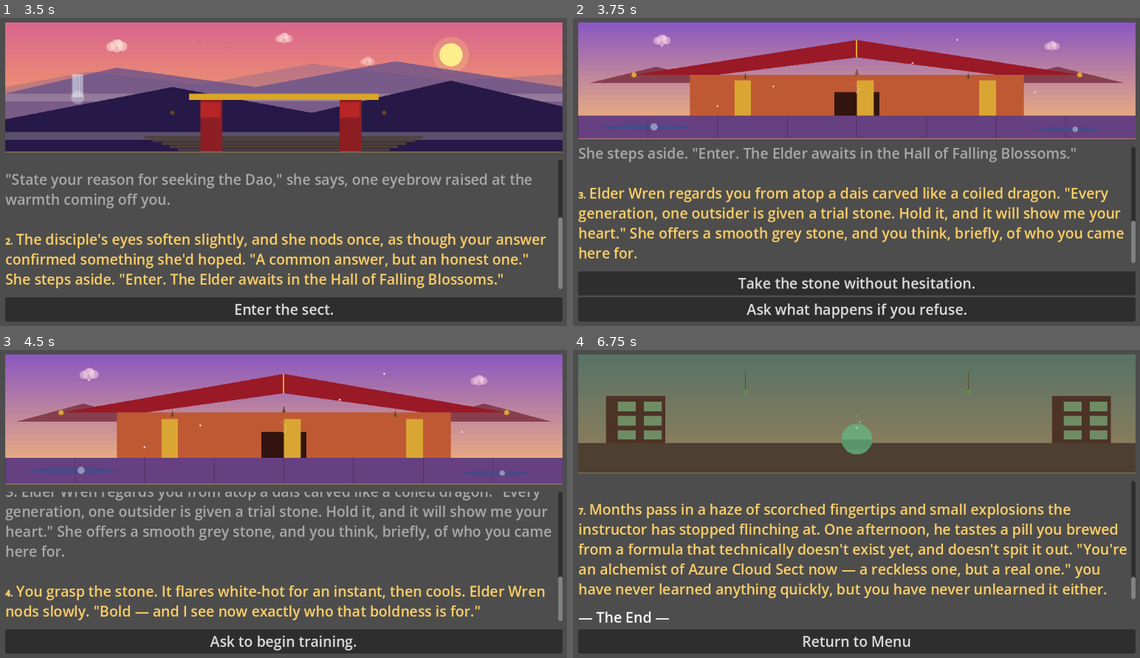
Above: before the commit, frames 1-4 (two rows, left to right).
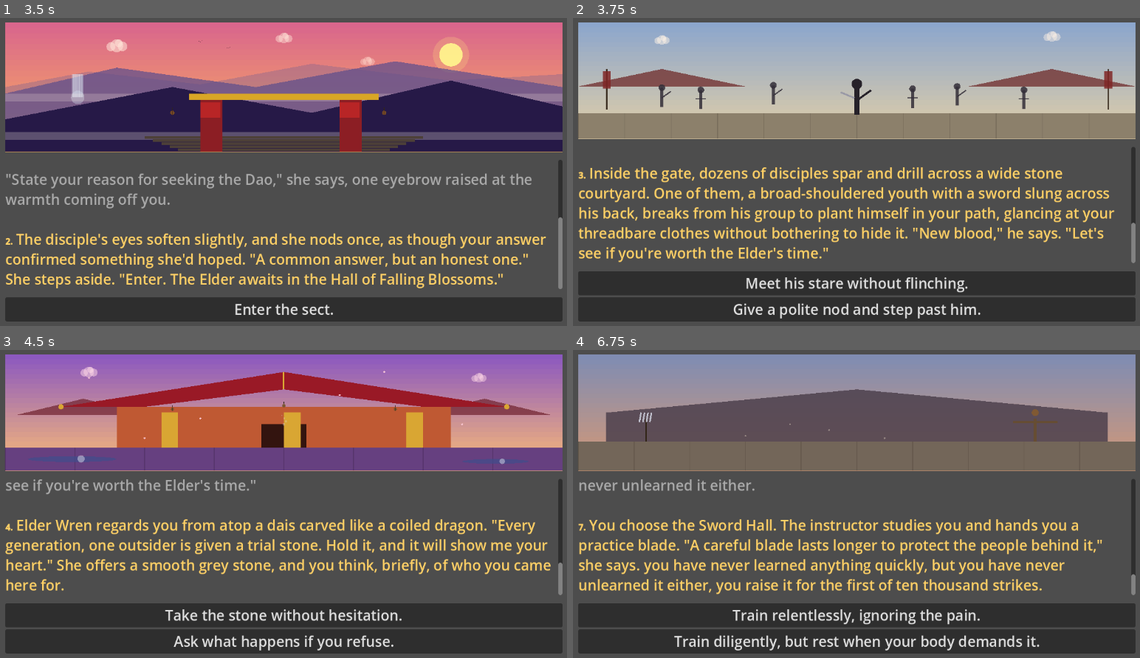
Above: after the commit, the same moments.

Repository: jgyy/goxian
Game: Godot game, scene res://scenes/main_menu.tscn
Same seed, same stepped clock (60 frames per second), same inputs: the game is played once before the commit and once after it.
Inputs (mouse positions are in pixels of both pictures, inside the frame that each line leads up to):
- Up to frame 1 (3.5 s): click "New Game" at 0.5 s; click (351, 172) at 1.27 s; type "Alex" at 1.35 s; click "Begin Journey" at 2 s; click "'I seek strength to protect t…" at 2.75 s
- Up to frame 2 (3.75 s): click "Enter the sect." at 3.5 s
- Up to frame 3 (4.5 s): click (283, 614) at 4.25 s, where only the run after the commit has a clickable "Meet his stare without flinch…"
- Up to frame 4 (6.75 s): click (856, 642) at 5 s, where only the run before the commit has a clickable "Ask to begin training."; click (856, 642) at 5.75 s, where only the run after the commit has a clickable "Ask to begin training."; click (856, 614) at 6.5 s, where only the run before the commit has a clickable "Experiment boldly with unprov…"

Frame 1 is identical in both runs. In frame 2, 48% of the frame differs, in the area x 0-100%, y 1-98%; in frame 3, 31%; in frame 4, 57%.

Commit message:
Add outer courtyard rival encounter and matching backdrop
Inserts a new "outer_courtyard" beat between the gate and Elder
Wren's hall: a rival disciple confronts the player, who can meet
his stare or step past him politely (tracked via a new
"rival_response" flag). Both endings later reference this rival
in a couple of profile/flag-driven payoff variants, giving the
encounter narrative follow-through.

Adds a dedicated "outer_courtyard" procedural backdrop: sect
banners, distant training-hall rooftops, a crowd of sparring
disciple silhouettes, and the rival himself front and center.

Co-Authored-By: Claude Sonnet 5 <noreply@anthropic.com>

Diff:
--- a/scenes/scene_art.gd
+++ b/scenes/scene_art.gd
@@ -20,6 +20,8 @@
 			_draw_sword_hall(size)
 		"alchemy_hall":
 			_draw_alchemy_hall(size)
+		"outer_courtyard":
+			_draw_outer_courtyard(size)
 		_:
 			_draw_fallback(size)
 
@@ -391,6 +393,57 @@
 		draw_line(Vector2(size.x * hx, size.y * 0.15), Vector2(size.x * hx, size.y * 0.3), Color(0.3, 0.25, 0.15), 1.5)
 		draw_circle(Vector2(size.x * hx, size.y * 0.32), size.y * 0.02, Color(0.4, 0.55, 0.3))
 
+func _draw_disciple_silhouette(base: Vector2, height: float, color: Color, pose: int) -> void:
+	draw_rect(Rect2(Vector2(base.x - height * 0.06, base.y - height), Vector2(height * 0.12, height * 0.75)), color)
+	draw_circle(Vector2(base.x, base.y - height), height * 0.13, color)
+	match pose:
+		0:
+			draw_line(Vector2(base.x, base.y - height * 0.6), Vector2(base.x + height * 0.35, base.y - height * 0.85), color, height * 0.05)
+		1:
+			draw_line(Vector2(base.x - height * 0.2, base.y - height * 0.65), Vector2(base.x + height * 0.2, base.y - height * 0.65), color, height * 0.05)
+		_:
+			pass
+
+func _draw_outer_courtyard(size: Vector2) -> void:
+	_draw_sky_gradient(size, Color(0.55, 0.65, 0.8), Color(0.9, 0.82, 0.65))
+
+	_draw_cloud(Vector2(size.x * 0.15, size.y * 0.15), size.y * 0.04, Color(1.0, 0.95, 0.9, 0.5))
+	_draw_cloud(Vector2(size.x * 0.85, size.y * 0.12), size.y * 0.045, Color(1.0, 0.95, 0.9, 0.45))
+
+	# Courtyard stone floor
+	draw_rect(Rect2(Vector2(0, size.y * 0.78), Vector2(size.x, size.y * 0.22)), Color(0.55, 0.5, 0.42))
+	for i in range(12):
+		var lx := size.x * (float(i) / 12.0)
+		draw_line(Vector2(lx, size.y * 0.78), Vector2(lx, size.y), Color(0.4, 0.36, 0.3, 0.5), 1.5)
+
+	# Distant training hall rooftops framing the courtyard
+	var roof_l := PackedVector2Array([
+		Vector2(0, size.y * 0.55), Vector2(size.x * 0.15, size.y * 0.4), Vector2(size.x * 0.3, size.y * 0.55)
+	])
+	draw_colored_polygon(roof_l, Color(0.45, 0.2, 0.2, 0.8))
+	var roof_r := PackedVector2Array([
+		Vector2(size.x * 0.7, size.y * 0.55), Vector2(size.x * 0.85, size.y * 0.4), Vector2(size.x, size.y * 0.55)
+	])
+	draw_colored_polygon(roof_r, Color(0.45, 0.2, 0.2, 0.8))
+
+	# Sect banners along the courtyard edge
+	for bx in [0.05, 0.95]:
+		draw_rect(Rect2(Vector2(size.x * bx, size.y * 0.4), Vector2(size.y * 0.01, size.y * 0.35)), Color(0.2, 0.15, 0.1))
+		draw_rect(Rect2(Vector2(size.x * bx - size.y * 0.03, size.y * 0.42), Vector2(size.y * 0.07, size.y * 0.15)), Color(0.5, 0.15, 0.15, 0.85))
+
+	# Groups of disciples sparring/drilling in the background
+	var disciple_positions := PackedVector2Array([
+		Vector2(0.15, 0.78), Vector2(0.22, 0.8), Vector2(0.35, 0.76),
+		Vector2(0.6, 0.79), Vector2(0.68, 0.77), Vector2(0.8, 0.8)
+	])
+	for i in disciple_positions.size():
+		var p = disciple_positions[i]
+		_draw_disciple_silhouette(Vector2(size.x * p.x, size.y * p.y), size.y * 0.22, Color(0.2, 0.18, 0.22, 0.85), i % 2)
+
+	# The rival disciple, front and center, closer and larger than the rest
+	_draw_disciple_silhouette(Vector2(size.x * 0.5, size.y * 0.88), size.y * 0.35, Color(0.15, 0.13, 0.16), 0)
+	draw_line(Vector2(size.x * 0.5 - size.y * 0.02, size.y * 0.65), Vector2(size.x * 0.5 - size.y * 0.14, size.y * 0.6), Color(0.6, 0.6, 0.65), size.y * 0.015)
+
 func _draw_fallback(size: Vector2) -> void:
 	_draw_sky_gradient(size, Color(0.5, 0.3, 0.65), Color(0.85, 0.5, 0.55))
 	_draw_cloud(Vector2(size.x * 0.3, size.y * 0.25), size.y * 0.05, Color(1.0, 0.9, 0.9, 0.4))
--- a/story/intro_arc.json
+++ b/story/intro_arc.json
@@ -36,7 +36,7 @@
       { "when": {"wealth": "wealthy"}, "text": "The disciple's eyes soften slightly, though she glances once at the fin …(211 unchanged characters)…
     ],
     "choices": [
-      { "label": "Enter the sect.", "next": "hall_elder" }
+      { "label": "Enter the sect.", "next": "outer_courtyard" }
     ]
   },
   "answer_transcend": {
@@ -55,7 +55,7 @@
       { "when": {"fengshui_omen": "unreadable"}, "text": "The disciple studies you a long moment, and something about h …(182 unchanged characters)…
     ],
     "choices": [
-      { "label": "Enter the sect.", "next": "hall_elder" }
+      { "label": "Enter the sect.", "next": "outer_courtyard" }
     ]
   },
   "answer_heretical": {
@@ -74,7 +74,22 @@
       { "when": {"fengshui_omen": "unreadable"}, "text": "The disciple frowns, unsettled — the tangled resonance coming …(223 unchanged characters)…
     ],
     "choices": [
-      { "label": "Enter the sect.", "next": "hall_elder" }
+      { "label": "Enter the sect.", "next": "outer_courtyard" }
+    ]
+  },
+  "outer_courtyard": {
+    "text": "Inside the gate, dozens of disciples spar and drill across a wide stone courtyard. One of them, a broad-shouldered youth with a sword slung across his back, breaks from his group to plant himself in your path. \"New blood,\" he says, looking you over. \"Let's see if you're worth the Elder's time.\"",
+    "backdrop": "outer_courtyard",
+    "variants": [
+      { "when": {"appearance": "imposing"}, "text": "Inside the gate, dozens of disciples spar and drill across a wide stone courtyard. One of them, a broad-shouldered youth with a sword slung across his back, breaks from his group to plant himself in your path — then hesitates a half-second longer than he means to. \"New blood,\" he says, recovering. \"Let's see if you're worth the Elder's time.\"" },
+      { "when": {"spiritual_root": "heretical"}, "text": "Inside the gate, dozens of disciples spar and drill across a wide stone courtyard. One of them, a broad-shouldered youth with a sword slung across his back, breaks from his group to plant himself in your path, then frowns, unable to place whatever it is he's sensing off of you. \"New blood,\" he says anyway. \"Let's see if you're worth the Elder's time.\"" },
+      { "when": {"species": "demonic_bloodline"}, "text": "Inside the gate, dozens of disciples spar and drill across a wide stone courtyard. One of them, a broad-shouldered youth with a sword slung across his back, breaks from his group to plant himself in your path, close enough now to catch whatever it is that makes his jaw tighten. \"New blood,\" he says. \"Let's see if you're worth the Elder's time.\"" },
+      { "when": {"wealth": "wealthy"}, "text": "Inside the gate, dozens of disciples spar and drill across a wide stone courtyard. One of them, a broad-shouldered youth with a sword slung across his back, breaks from his group to plant himself in your path, eyeing the fine cut of your clothes. \"New blood,\" he says, \"and rich, too. Let's see if you're worth the Elder's time.\"" },
+      { "when": {"wealth": "destitute"}, "text": "Inside the gate, dozens of disciples spar and drill across a wide stone courtyard. One of them, a broad-shouldered youth with a sword slung across his back, breaks from his group to plant himself in your path, glancing at your threadbare clothes without bothering to hide it. \"New blood,\" he says. \"Let's see if you're worth the Elder's time.\"" }
+    ],
+    "choices": [
+      { "label": "Meet his stare without flinching.", "next": "hall_elder", "set_flags": {"rival_response": "bold"} },
+      { "label": "Give a polite nod and step past him.", "next": "hall_elder", "set_flags": {"rival_response": "humble"} }
     ]
   },
   "hall_elder": {
@@ -240,7 +255,9 @@
       { "when": {"motive": "protect"}, "text": "Months pass in a blur of bruises and calluses, every strike practiced w …(266 unchanged characters)…
       { "when": {"spiritual_root": "heretical"}, "text": "Months pass in a blur of bruises and calluses, your tangled q …(268 unchanged characters)…
       { "when": {"species": "demonic_bloodline"}, "text": "Months pass in a blur of bruises and calluses, and no one in …(273 unchanged characters)…
-      { "when": {"moral_alignment": "righteous"}, "text": "M …(277 unchanged characters)… e more like you.\" {talent_aptitude}." }
+      { "when": {"moral_alignment": "righteous"}, "text": "M …(277 unchanged characters)… e more like you.\" {talent_aptitude}." },
+      { "when": {"rival_response": "bold"}, "text": "Months pass in a blur of bruises and calluses. The broad-shouldered youth from your first day in the courtyard has become your fiercest sparring rival, and neither of you has won more than half your matches. One morning, the scarred instructor watches you complete the thousandth-and-first strike and nods. \"You're a swordsman of Azure Cloud Sect now.\" {talent_aptitude}, and somewhere across the yard, your rival is already watching, already planning the next match." },
+      { "when": {"rival_response": "humble"}, "text": "Months pass in a blur of bruises and calluses. The broad-shouldered youth who challenged you on your first day nods to you now in the halls, some old rivalry having quietly become respect. One morning, the scarred instructor watches you complete the thousandth-and-first strike and nods. \"You're a swordsman of Azure Cloud Sect now.\" {talent_aptitude}." }
     ],
     "choices": []
   },
@@ -253,7 +270,9 @@
       { "when": {"motive": "transcend"}, "text": "Months pass in a haze of scorched fingertips and ruined batches, each …(253 unchanged characters)…
       { "when": {"background": "scholar"}, "text": "Months pass in a haze of scorched fingertips and ruined batches, th …(276 unchanged characters)…
       { "when": {"spiritual_root": "wood"}, "text": "Months pass in a haze of scorched fingertips and ruined batches, t …(243 unchanged characters)…
-      { "when": {"moral_alignment": "compassionate"}, "text" …(313 unchanged characters)… wes you a favor.\" {talent_aptitude}." }
+      { "when": {"moral_alignment": "compassionate"}, "text" …(313 unchanged characters)… wes you a favor.\" {talent_aptitude}." },
+      { "when": {"rival_response": "bold"}, "text": "Months pass in a haze of scorched fingertips and ruined batches. The broad-shouldered youth from your first day still swaggers past the Alchemy Hall sometimes, though he's stopped calling it \"the quiet hall\" since you nearly blew out a window. One afternoon, the instructor tastes a pill you've brewed and doesn't spit it out. \"You're an alchemist of Azure Cloud Sect now.\" {talent_aptitude}." },
+      { "when": {"rival_response": "humble"}, "text": "Months pass in a haze of scorched fingertips and ruined batches. The broad-shouldered youth who challenged you on your first day still visits sometimes, mostly for remedies after his own training goes wrong. One afternoon, the instructor tastes a pill you've brewed and doesn't spit it out. \"You're an alchemist of Azure Cloud Sect now.\" {talent_aptitude}." }
     ],
     "choices": []
   }
